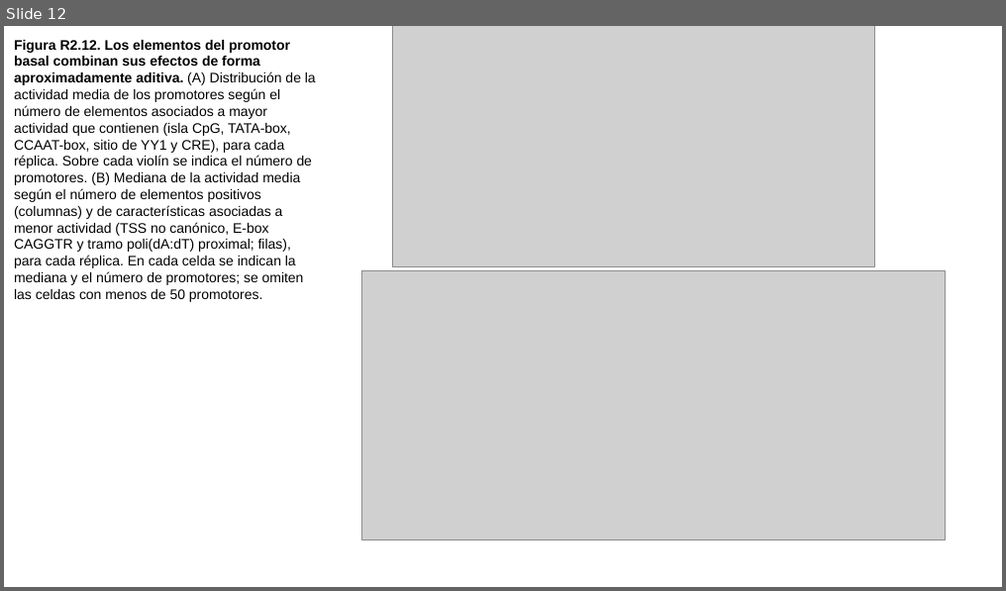
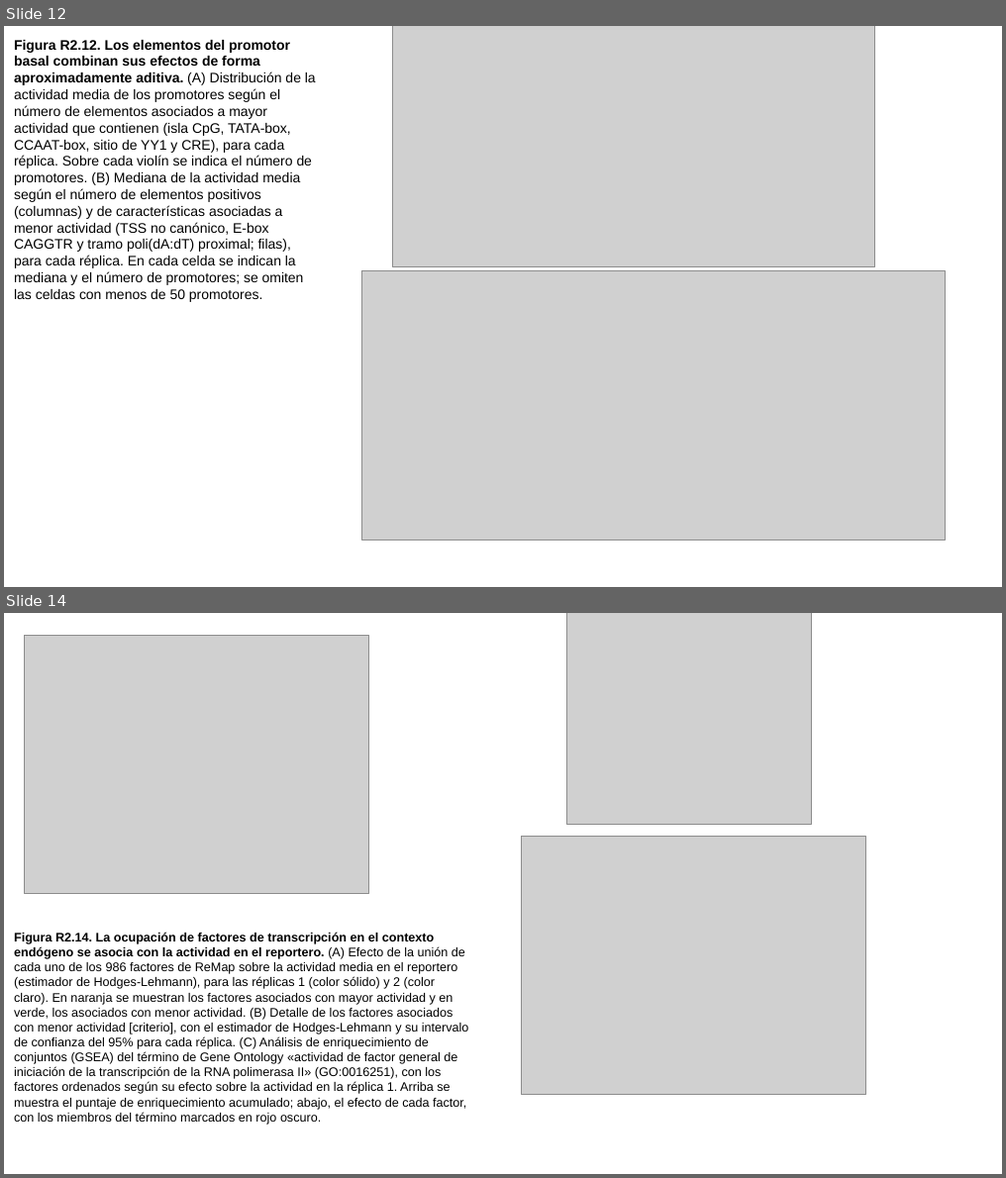
Before and after one commit to martin-iungman/TesisDoc, a slide deck: docs/Fig R2.pptx. Shown one above the other, each under a label of ours: slide 12 before the commit, slides 12 and 14 after it; the slides between them are not shown. The pictures are 1006x591 and 1006x1178 pixels, drawn with LibreOffice and Linux fonts; fonts in the diff are those of the drawing; grey boxes stand for pictures. Boxes give left, top, right and bottom in pixels: in the first picture for what was removed or moved away, otherwise in the second. Text is boxed around its words. In the diff, an @@ line names an element or a change of style, - is before the commit and + after.

```diff
--- a/docs/Fig R2.pptx
+++ b/docs/Fig R2.pptx
@@ slide 14 added at (4,613,1002,1174), background #FFFFFF @@
@@ picture added at (24,636,368,894) @@
@@ picture added at (567,613,810,824) @@
@@ picture added at (522,837,866,1095) @@
@@ text added at (14,932,469,1125), 9 pt, text #000000 @@
+Figura R2.14. La ocupación de factores de transcripción en el contexto endógeno se asocia con la actividad en el reportero. (A) Efecto de la unión de cada uno de los 986 factores de ReMap sobre la actividad media en el reportero (estimador de Hodges-Lehmann), para las réplicas 1 (color sólido) y 2 (color claro). En naranja se muestran los factores asociados con mayor actividad y en verde, los asociados con menor actividad. (B) Detalle de los factores asociados con menor actividad [criterio], con el estimador de Hodges-Lehmann y su intervalo de confianza del 95% para cada réplica. (C) Análisis de enriquecimiento de conjuntos (GSEA) del término de Gene Ontology «actividad de factor general de iniciación de la transcripción de la RNA polimerasa II» (GO:0016251), con los factores ordenados según su efecto sobre la actividad en la réplica 1. Arriba se muestra el puntaje de enriquecimiento acumulado; abajo, el efecto de cada factor, con los miembros del término marcados en rojo oscuro.
```
Also in this commit, not shown: 2 other slides added, 3 slides removed, 3 other files.
